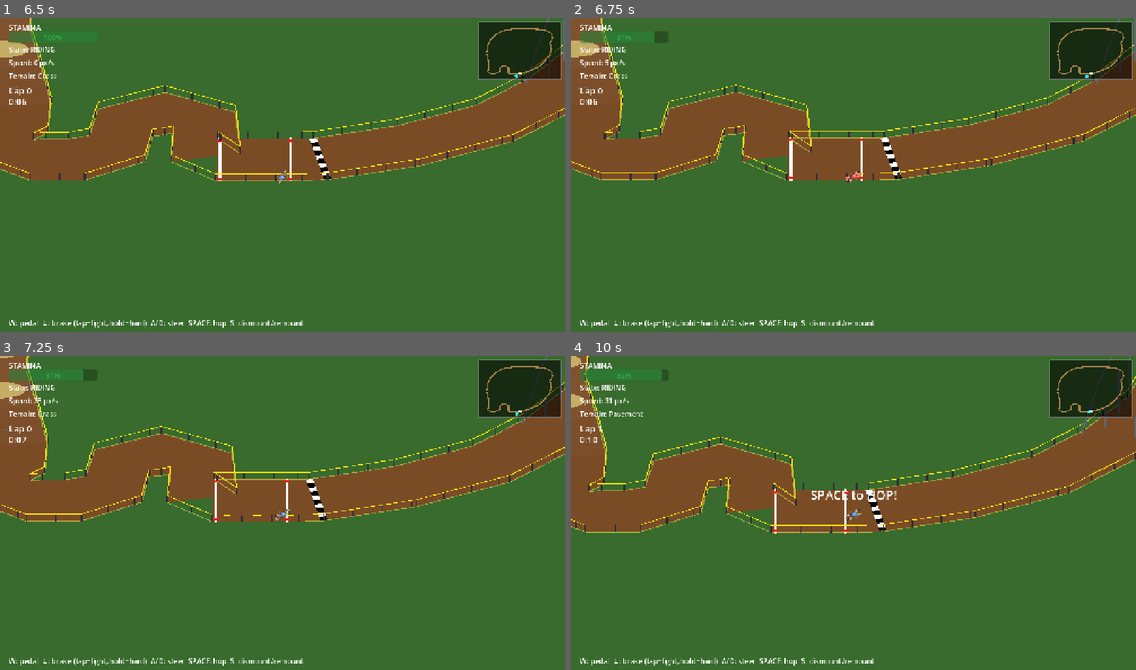
Above: before the commit, frames 1-4 (two rows, left to right).
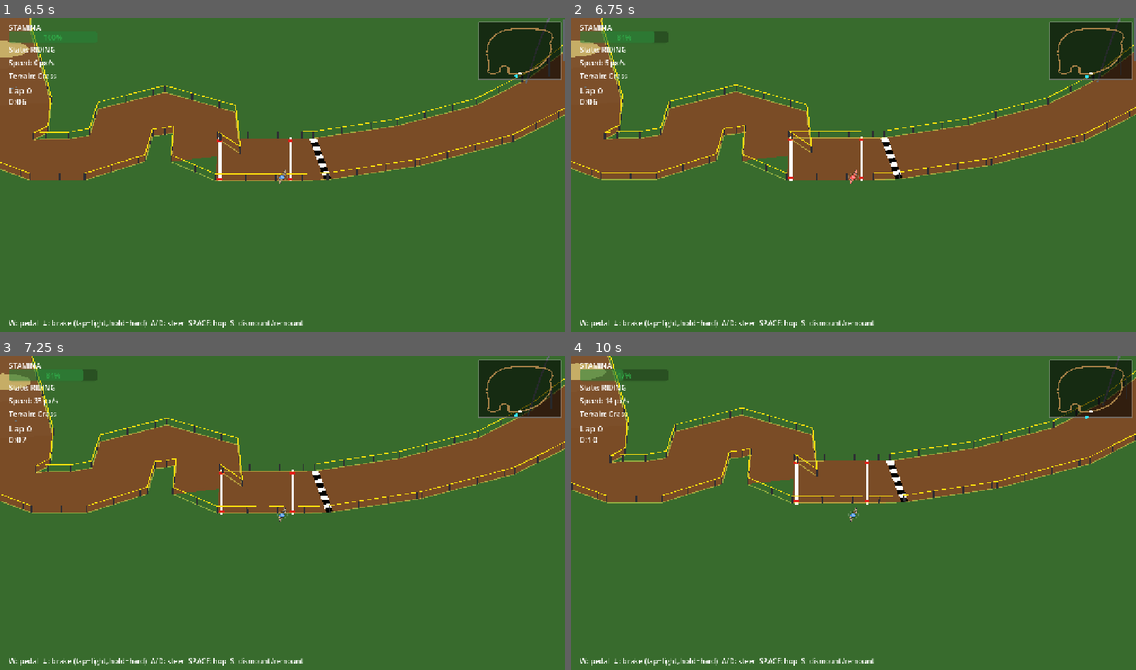
Above: after the commit, the same moments.

Repository: koniho/godot-cyclocross
Game: Godot game, scene res://scenes/test_arena.tscn
The game is run twice, just before and just after one commit, with the same random seed, the same clock (stepped at 60 frames per second) and the same inputs. This scene is started directly instead of the project's main scene.
Inputs (mouse positions are in pixels of both pictures, inside the frame that each line leads up to):
- Up to frame 1 (6.5 s): tap Enter at 0.5 s; move the mouse to (406, 162) at 0.52 s; hold D (steer_right) 0.53-1.25 s; tap Space (action) at 0.6 s; click (406, 162) at 0.67 s; tap R (debug_restart) at 1.25, 2, 5.75 s; drag from (169, 193) to (333, 190) at 1.27 s; move the mouse to (339, 105) at 2.02 s; hold D (steer_right) 2.03-2.75 s; hold W (pedal) 2.03-2.75 s; drag from (254, 240) to (339, 184) at 2.77 s; move the mouse to (452, 225) at 3.52 s; hold A (steer_left) 3.53-4.25 s; tap 1 at 3.6 s; drag from (113, 127) to (395, 178) at 4.27 s; move the mouse to (310, 178) at 5.02 s; hold Down (brake) 5.03-5.75 s; tap 3 at 5.1 s; click (310, 178) at 5.17 s; drag from (197, 96) to (418, 165) at 5.77 s
- Up to frame 2 (6.75 s): tap R (debug_restart) at 6.5 s; move the mouse to (977, 162) at 6.52 s; hold Up from 6.53 s (still down); tap 5 at 6.6 s
- Up to frame 3 (7.25 s): keep holding Up
- Up to frame 4 (10 s): release Up at 7.25 s; drag from (740, 531) to (1000, 503) at 7.27 s; move the mouse to (910, 443) at 8.02 s; hold Down (brake) 8.03-8.75 s; tap 7 at 8.1 s; tap R (debug_restart) at 8.75 s; drag from (825, 578) to (1017, 503) at 8.77 s; move the mouse to (1023, 563) at 9.52 s; hold Up from 9.53 s (still down); tap T at 9.6 s; click (1023, 563) at 9.67 s

Frame 1 is identical in both runs. In frame 2, 0.7% of the frame differs, in the area x 0-100%, y 0-53%; in frame 3, 7.8%; in frame 4, 20%, in the area x 0-100%, y 0-57%.

Commit message:
Revert heading change on collision, fix camera jitter
Remove velocity/heading redirect on off-course collision.
Camera now uses a heavily smoothed velocity (lerp 0.8*delta) for
look-ahead instead of raw target.velocity, so wobble/stumble
steering noise doesn't jerk the camera. Zoom transitions slowed
to 1.5 to prevent pulsing on stumble speed drops.

Co-Authored-By: Claude Opus 4.6 (1M context) <noreply@anthropic.com>

Diff:
--- a/src/camera/race_camera.gd
+++ b/src/camera/race_camera.gd
@@ -5,13 +5,14 @@
 @export var target: Node2D
 @export var smooth_speed: float = 3.5
 @export var look_ahead_distance: float = 80.0
-@export var look_ahead_smoothing: float = 1.5
+@export var look_ahead_smoothing: float = 1.0
 @export var zoom_min: Vector2 = Vector2(0.7, 0.7)
 @export var zoom_max: Vector2 = Vector2(1.0, 1.0)
-@export var zoom_speed: float = 2.0
+@export var zoom_speed: float = 1.5
 @export var shake_decay: float = 5.0
 
 var current_look_ahead: Vector2 = Vector2.ZERO
+var _smooth_velocity: Vector2 = Vector2.ZERO  # heavily smoothed velocity for look-ahead
 var shake_intensity: float = 0.0
 var shake_offset: Vector2 = Vector2.ZERO
 var target_zoom: Vector2 = Vector2.ONE
@@ -30,14 +31,16 @@
 	_update_shake(delta)
 
 func _update_position(delta):
-	var target_velocity = Vector2.ZERO
+	# Smooth velocity independently — prevents wobble/stumble from jerking the camera
+	var raw_velocity := Vector2.ZERO
 	if target.is_in_group("riders"):
-		target_velocity = target.velocity
+		raw_velocity = target.velocity
+	_smooth_velocity = _smooth_velocity.lerp(raw_velocity, 0.8 * delta)
 
-	var desired_look_ahead = target_velocity.normalized() * look_ahead_distance
+	var desired_look_ahead := _smooth_velocity.normalized() * look_ahead_distance
 	current_look_ahead = current_look_ahead.lerp(desired_look_ahead, look_ahead_smoothing * delta)
 
-	var target_pos = target.global_position + current_look_ahead
+	var target_pos := target.global_position + current_look_ahead
 	global_position = global_position.lerp(target_pos, smooth_speed * delta)
 	offset = shake_offset
 
@@ -45,8 +48,9 @@
 	if not target.is_in_group("riders"):
 		return
 
-	var speed_ratio = clampf(target.current_speed / target.max_speed, 0.0, 1.0)
+	var speed_ratio := clampf(target.current_speed / target.max_speed, 0.0, 1.0)
 	target_zoom = zoom_max.lerp(zoom_min, speed_ratio)
+	# Very slow zoom transitions — no pulsing on stumble speed changes
 	zoom = zoom.lerp(target_zoom, zoom_speed * delta)
 
 func _update_shake(delta):
--- a/src/rider/rider.gd
+++ b/src/rider/rider.gd
@@ -327,28 +327,7 @@
 	if not course.is_on_course(front_g) or not course.is_on_course(rear_g):
 		if course.has_method("animate_tape_at"):
 			course.animate_tape_at(course.to_local(global_position))
-		# Deflect velocity back onto course + stumble penalty
-		_deflect_onto_course()
 		_crash_off_course()
-
-func _deflect_onto_course() -> void:
-	# Redirect velocity toward nearest track point instead of nudging position
-	if not course or not course.has_method("get_track_points"):
-		return
-	var pts: PackedVector2Array = course.get_track_points()
-	var lp := course.to_local(global_position)
-	var best_d := INF
-	var best_pt := lp
-	for p in pts:
-		var d := lp.distance_to(p)
-		if d < best_d:
-			best_d = d
-			best_pt = p
-	# Steer heading toward the nearest track point
-	var target_g := course.to_global(best_pt)
-	var to_track := (target_g - global_position).normalized()
-	heading = to_track.angle()
-	velocity = to_track * current_speed
 
 func _land():
 	state = _jump_from_state  # return to riding or dismounted depending on jump origin
